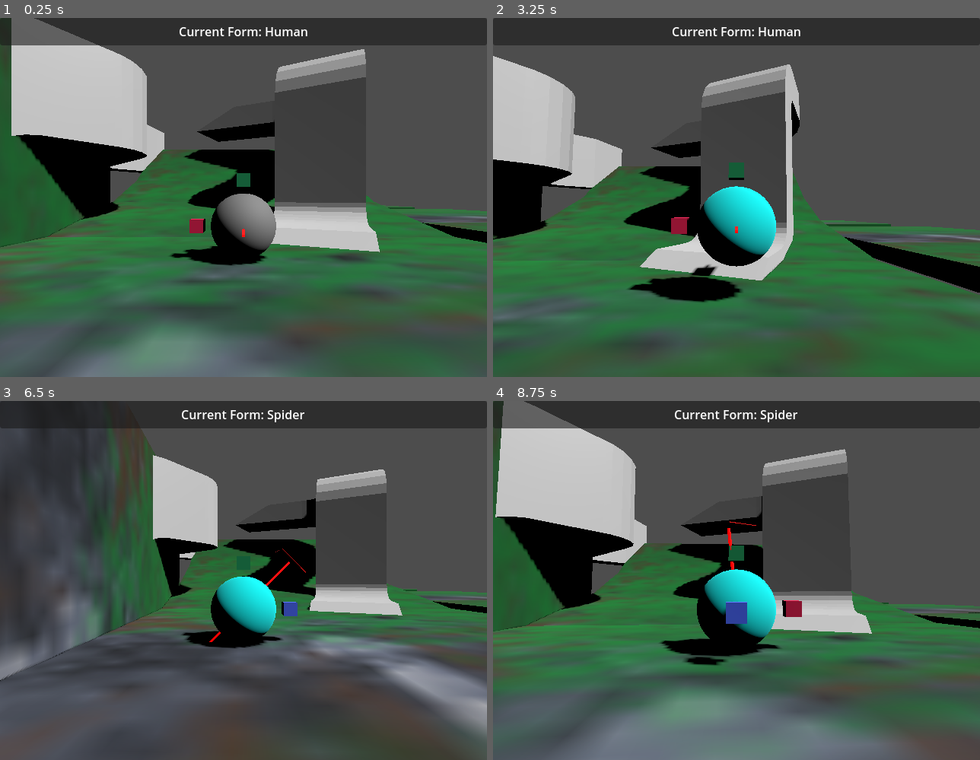
Above: before the commit, frames 1-4 (two rows, left to right).
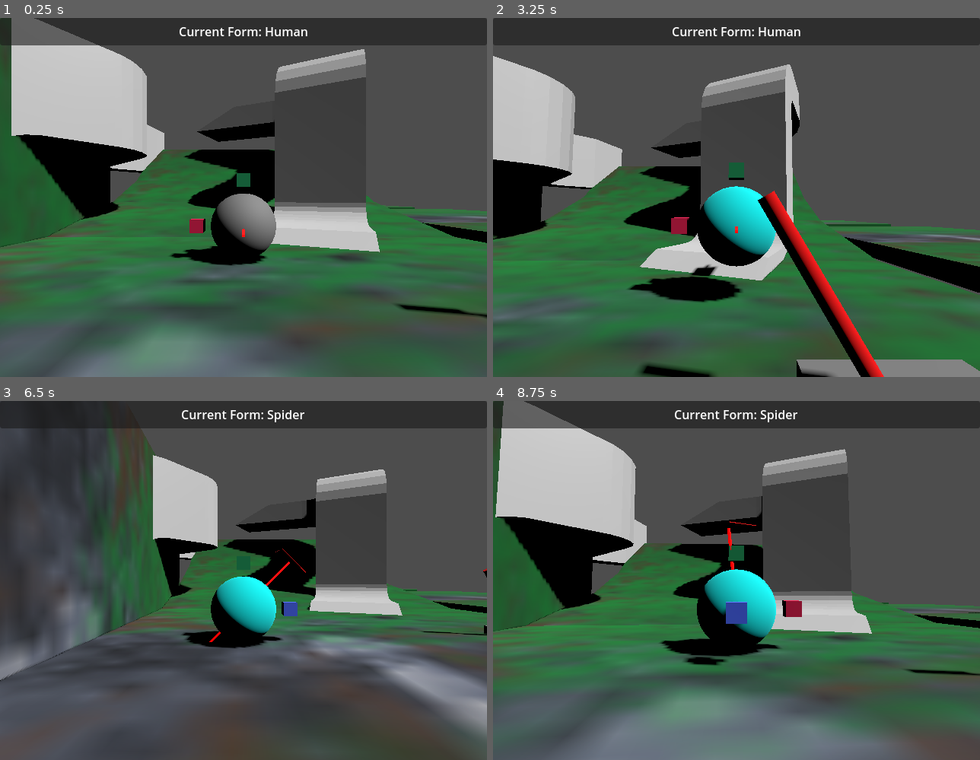
Above: after the commit, the same moments.

Repository: LettucePie/druid
Game: Godot game, scene res://playscenes/play_0.tscn
Same seed, same stepped clock (60 frames per second), same inputs: the game is played once before the commit and once after it.
Inputs:
- Up to frame 1 (0.25 s): no input
- Up to frame 2 (3.25 s): tap Enter (ui_accept) at 0.5 s; hold D (move_right) 0.53-1.28 s; tap , (interact) at 0.6, 1.55, 2.3, 3.05 s; tap Space (jump) at 0.77, 1.52, 3.02 s; hold S (move_down) 1.28-2.03 s; tap K (cam_down) at 1.35 s; hold D (move_right) 2.03-2.78 s; tap J (cam_left) at 2.1 s; hold W (move_up) from 2.78 s (still down); tap L (cam_right) at 2.85 s
- Up to frame 3 (6.5 s): release W (move_up) at 3.53 s; hold A (move_left) 3.53-5.03 s; tap I (cam_up) at 3.6 s; tap Space (jump) at 3.77, 4.52, 6.02 s; tap , (interact) at 3.8, 4.55, 5.1, 6.05 s; tap Q (form_switcher) at 4.35 s; hold S (move_down) 5.03-5.78 s; hold D (move_right) from 5.78 s (still down); tap M (special) at 5.85 s
- Up to frame 4 (8.75 s): release D (move_right) at 6.53 s; hold W (move_up) 6.53-7.28 s; tap , (interact) at 6.6, 7.55, 8.3 s; tap Space (jump) at 6.77, 7.52 s; hold D (move_right) 7.28-8.03 s; tap K (cam_down) at 7.35 s; hold S (move_down) from 8.03 s (still down); tap J (cam_left) at 8.1 s

The runs differ from the first frame. In frame 1, 0.3% of the frame differs, in the area x 81-100%, y 79-84%; in frame 2, 4.3%, in the area x 30-100%, y 48-100%; in frame 3, less than 0.1%; in frame 4, 0.1%.

Commit message:
made interactable basetype, added working lever

Diff:
--- a/core/interactables/interactable.gd
+++ b/core/interactables/interactable.gd
@@ -6,14 +6,21 @@
 signal deactivate()
 
 ## Setup and Configure
-enum Interact_Type {LEVER, BUTTON}
+enum Interact_Type {LEVER, BUTTON, PRESSURE}
 @export var interactable_type : Interact_Type
 @export var player_only : bool = true
+@export var start_active : bool = false
 
 ## Running Variables
 var player : Player = null
 var proximity : bool = false
+var activated : bool = false
 
+
+func _ready():
+	if start_active:
+		activated = true
+		emit_signal("activate")
 
 
 func _on_proxim_body_entered(body):
@@ -22,7 +29,11 @@
 		if body.is_in_group("Player") and body is Player:
 			player = body
 			proximity = true
-			player.proximity_interactable(self)
+			if interactable_type == Interact_Type.PRESSURE:
+				activated = true
+				emit_signal("activate")
+			else:
+				player.proximity_interactable(self)
 	else:
 		proximity = true
 
@@ -31,5 +42,23 @@
 	if proximity:
 		proximity = false
 		if body == player:
-			player.out_of_range_interactable(self)
+			if interactable_type == Interact_Type.PRESSURE:
+				activated = false
+				emit_signal("deactivate")
+			else:
+				player.out_of_range_interactable(self)
 			player = null
+
+
+func interact_command():
+	if interactable_type == Interact_Type.LEVER:
+		if activated:
+			activated = false
+			emit_signal("deactivate")
+		else:
+			activated = true
+			emit_signal("activate")
+	if interactable_type == Interact_Type.BUTTON \
+	and !activated:
+		activated = true
+		emit_signal("activate")
--- /dev/null
+++ b/core/interactables/interactable_basetype.tscn
@@ -0,0 +1,17 @@
+[gd_scene load_steps=3 format=3 uid="uid://23f2mh50xopy"]
+
+[ext_resource type="Script" path="res://core/interactables/interactable.gd" id="1_qh7yx"]
+
+[sub_resource type="SphereShape3D" id="SphereShape3D_waedh"]
+radius = 1.56561
+
+[node name="interactable_basetype" type="Node3D"]
+script = ExtResource("1_qh7yx")
+
+[node name="proxim" type="Area3D" parent="."]
+
+[node name="CollisionShape3D" type="CollisionShape3D" parent="proxim"]
+shape = SubResource("SphereShape3D_waedh")
+
+[connection signal="body_entered" from="proxim" to="." method="_on_proxim_body_entered"]
+[connection signal="body_exited" from="proxim" to="." method="_on_proxim_body_exited"]
--- /dev/null
+++ b/core/interactables/interactable_lever.tscn
@@ -0,0 +1,22 @@
+[gd_scene load_steps=4 format=3 uid="uid://b3lt3gtogh1ip"]
+
+[ext_resource type="Script" path="res://core/interactables/interactable.gd" id="1_u7duv"]
+[ext_resource type="PackedScene" uid="uid://dy7o3mevu8fu" path="res://core/interactables/lever_visual.tscn" id="2_c6731"]
+
+[sub_resource type="SphereShape3D" id="SphereShape3D_waedh"]
+radius = 1.56561
+
+[node name="interactable_lever" type="Node3D"]
+script = ExtResource("1_u7duv")
+
+[node name="proxim" type="Area3D" parent="."]
+
+[node name="CollisionShape3D" type="CollisionShape3D" parent="proxim"]
+shape = SubResource("SphereShape3D_waedh")
+
+[node name="lever_visual" parent="." instance=ExtResource("2_c6731")]
+
+[connection signal="activate" from="." to="lever_visual" method="_on_interactable_lever_activate"]
+[connection signal="deactivate" from="." to="lever_visual" method="_on_interactable_lever_deactivate"]
+[connection signal="body_entered" from="proxim" to="." method="_on_proxim_body_entered"]
+[connection signal="body_exited" from="proxim" to="." method="_on_proxim_body_exited"]
--- /dev/null
+++ b/core/interactables/lever_visual.gd
@@ -0,0 +1,9 @@
+extends Node3D
+
+
+func _on_interactable_lever_activate():
+	$base/handle_joint.rotation_degrees.z = -30
+
+
+func _on_interactable_lever_deactivate():
+	$base/handle_joint.rotation_degrees.z = 30
--- a/core/interactables/lever.tscn
+++ b/core/interactables/lever_visual.tscn
@@ -1,6 +1,6 @@
-[gd_scene load_steps=6 format=3 uid="uid://lc6jf32bvser"]
+[gd_scene load_steps=5 format=3 uid="uid://dy7o3mevu8fu"]
 
-[ext_resource type="Script" path="res://core/interactables/interactable.gd" id="1_t4yib"]
+[ext_resource type="Script" path="res://core/interactables/lever_visual.gd" id="1_emdu5"]
 
 [sub_resource type="BoxMesh" id="BoxMesh_c7w5c"]
 size = Vector3(1, 0.5, 0.5)
@@ -14,11 +14,8 @@
 bottom_radius = 0.05
 height = 1.5
 
-[sub_resource type="SphereShape3D" id="SphereShape3D_waedh"]
-radius = 1.56561
-
-[node name="lever" type="Node3D"]
-script = ExtResource("1_t4yib")
+[node name="lever_visual" type="Node3D"]
+script = ExtResource("1_emdu5")
 
 [node name="base" type="MeshInstance3D" parent="."]
 mesh = SubResource("BoxMesh_c7w5c")
@@ -30,11 +27,3 @@
 transform = Transform3D(1, 0, 0, 0, 1, 0, 0, 0, 1, 0, 0.66551, 0)
 mesh = SubResource("CylinderMesh_kyc0k")
 skeleton = NodePath("../..")
-
-[node name="proxim" type="Area3D" parent="."]
-
-[node name="CollisionShape3D" type="CollisionShape3D" parent="proxim"]
-shape = SubResource("SphereShape3D_waedh")
-
-[connection signal="body_entered" from="proxim" to="." method="_on_proxim_body_entered"]
-[connection signal="body_exited" from="proxim" to="." method="_on_proxim_body_exited"]
--- a/core/player.gd
+++ b/core/player.gd
@@ -349,8 +349,10 @@
 			set_jump_velocity()
 
 	if Input.is_action_just_pressed("interact"):
+		print("Interact Key Pressed")
 		if current_form == Form.HUMAN and nearest_interactable != null:
 			print("Interacting with Nearest Interactable")
+			nearest_interactable.interact_command()
 
 	if Input.is_action_just_pressed("special"):
 		print("Special Key Pressed")
--- /dev/null
+++ b/core/stage_pieces/reactives/reactive_bridge.gd
@@ -0,0 +1,24 @@
+extends Node3D
+
+@export var start_active : bool = false
+var active : bool = false
+
+func _ready():
+	active = start_active
+	if active:
+		_on_activate()
+	else:
+		_on_deactivate()
+
+
+func _on_activate():
+	print("Bridge Activated")
+	active = true
+	$mesh.visible = true
+	$mesh.process_mode = Node.PROCESS_MODE_INHERIT
+
+
+func _on_deactivate():
+	active = false
+	$mesh.visible = false
+	$mesh.process_mode = Node.PROCESS_MODE_DISABLED
--- a/stages/stage_0.tscn
+++ b/stages/stage_0.tscn
@@ -1,9 +1,10 @@
-[gd_scene load_steps=8 format=3 uid="uid://ddgwvml0m7dbo"]
+[gd_scene load_steps=11 format=3 uid="uid://ddgwvml0m7dbo"]
 
 [ext_resource type="Script" path="res://stages/stage.gd" id="1_8cdmm"]
 [ext_resource type="Texture2D" uid="uid://d4h6a07wyekdn" path="res://art/textures/forest_floor_a.png" id="2_mqfbb"]
-[ext_resource type="PackedScene" uid="uid://lc6jf32bvser" path="res://core/interactables/lever.tscn" id="3_c8yyw"]
 [ext_resource type="PackedScene" uid="uid://kakcm6rnbmqo" path="res://core/stage_pieces/winding_shape_a.tscn" id="3_g1715"]
+[ext_resource type="Script" path="res://core/stage_pieces/reactives/reactive_bridge.gd" id="4_65f8l"]
+[ext_resource type="PackedScene" uid="uid://b3lt3gtogh1ip" path="res://core/interactables/interactable_lever.tscn" id="5_2v1j8"]
 
 [sub_resource type="BoxShape3D" id="BoxShape3D_321b2"]
 size = Vector3(10, 0.5, 10)
@@ -13,6 +14,11 @@
 
 [sub_resource type="BoxMesh" id="BoxMesh_oup2k"]
 size = Vector3(10, 0.5, 10)
+
+[sub_resource type="BoxMesh" id="BoxMesh_gpl53"]
+
+[sub_resource type="ConcavePolygonShape3D" id="ConcavePolygonShape3D_6m0vp"]
+data = PackedVector3Array(-0.5, 0.5, 0.5, 0.5, 0.5, 0.5, -0.5, -0.5, 0.5, 0.5, 0.5, 0.5, 0.5, -0.5, 0.5, -0.5, -0.5, 0.5, 0.5, 0.5, -0.5, -0.5, 0.5, -0.5, 0.5, -0.5, -0.5, -0.5, 0.5, -0.5, -0.5, -0.5, -0.5, 0.5, -0.5, -0.5, 0.5, 0.5, 0.5, 0.5, 0.5, -0.5, 0.5, -0.5, 0.5, 0.5, 0.5, -0.5, 0.5, -0.5, -0.5, 0.5, -0.5, 0.5, -0.5, 0.5, -0.5, -0.5, 0.5, 0.5, -0.5, -0.5, -0.5, -0.5, 0.5, 0.5, -0.5, -0.5, 0.5, -0.5, -0.5, -0.5, 0.5, 0.5, 0.5, -0.5, 0.5, 0.5, 0.5, 0.5, -0.5, -0.5, 0.5, 0.5, -0.5, 0.5, -0.5, 0.5, 0.5, -0.5, -0.5, -0.5, 0.5, 0.5, -0.5, 0.5, -0.5, -0.5, -0.5, 0.5, -0.5, 0.5, 0.5, -0.5, -0.5, -0.5, -0.5, -0.5)
 
 [node name="stage_0" type="Node3D" node_paths=PackedStringArray("start_point", "checkpoint_spawns")]
 script = ExtResource("1_8cdmm")
@@ -27,9 +33,6 @@
 [node name="MeshInstance3D" type="MeshInstance3D" parent="floor"]
 material_override = SubResource("StandardMaterial3D_5cjng")
 mesh = SubResource("BoxMesh_oup2k")
-
-[node name="lever" parent="floor" instance=ExtResource("3_c8yyw")]
-transform = Transform3D(1, 0, 0, 0, 1, 0, 0, 0, 1, 3.12171, 0.213121, 3.17268)
 
 [node name="floor5" type="StaticBody3D" parent="."]
 transform = Transform3D(1, 0, 0, 0, 1, 0, 0, 0, 1, 11.6069, 0, 0)
@@ -113,3 +116,22 @@
 
 [node name="spawn_0" type="Marker3D" parent="."]
 transform = Transform3D(1, 0, 0, 0, 1, 0, 0, 0, 1, 0, 0.555856, 0)
+
+[node name="reactive_bridge" type="Node3D" parent="."]
+transform = Transform3D(1, 0, 0, 0, 1, 0, 0, 0, 1, 5.78905, -0.112689, 0)
+script = ExtResource("4_65f8l")
+
+[node name="mesh" type="MeshInstance3D" parent="reactive_bridge"]
+transform = Transform3D(1.79638, 0, 0, 0, 1, 0, 0, 0, 4.32537, 0, -0.147223, 0)
+mesh = SubResource("BoxMesh_gpl53")
+
+[node name="StaticBody3D" type="StaticBody3D" parent="reactive_bridge/mesh"]
+
+[node name="CollisionShape3D" type="CollisionShape3D" parent="reactive_bridge/mesh/StaticBody3D"]
+shape = SubResource("ConcavePolygonShape3D_6m0vp")
+
+[node name="interactable_lever" parent="." instance=ExtResource("5_2v1j8")]
+transform = Transform3D(1, 0, 0, 0, 1, 0, 0, 0, 1, 2.82005, 0.140102, 2.00258)
+
+[connection signal="activate" from="interactable_lever" to="reactive_bridge" method="_on_activate"]
+[connection signal="deactivate" from="interactable_lever" to="reactive_bridge" method="_on_deactivate"]
